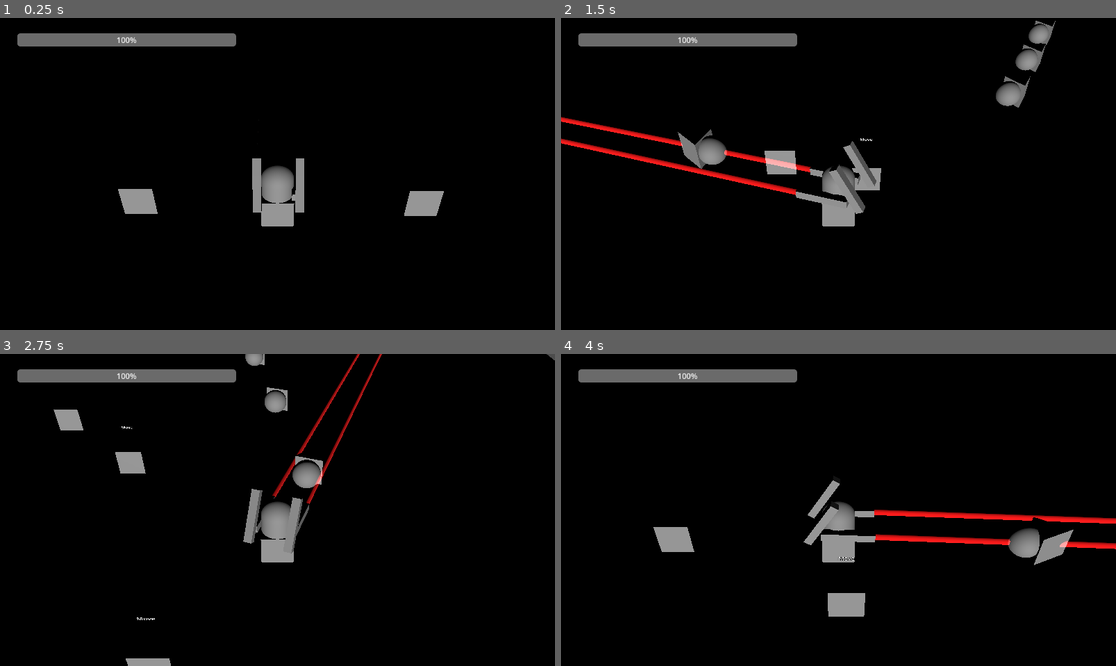
Above: before the commit, frames 1-4 (two rows, left to right).
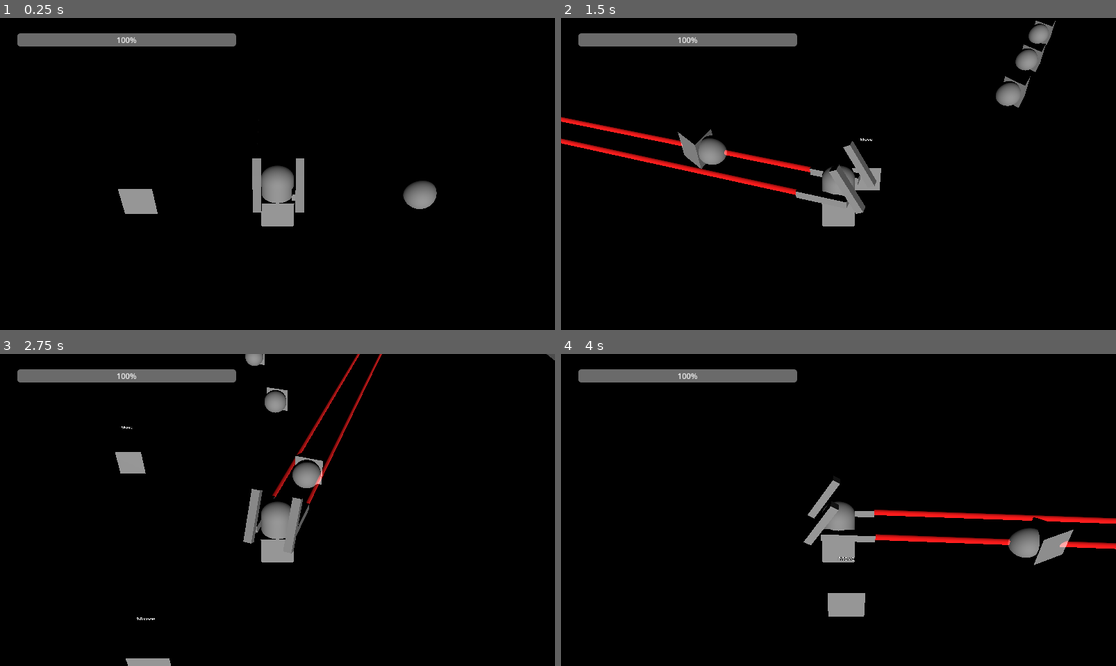
Above: after the commit, the same moments.

Repository: Boyquotes/Mech-Farmer
Game: Godot game, scene res://levels/debug.tscn
Two runs of this game, one before a commit and one after it. Both use one fixed random seed, a clock stepped at 60 frames per second and the inputs below.
Inputs (mouse positions are in pixels of both pictures, inside the frame that each line leads up to):
- Up to frame 1 (0.25 s): no input
- Up to frame 2 (1.5 s): move the mouse to (960, 158) at 0.52 s; press the mouse at (960, 158) at 0.53 s; hold D (move_right) 0.53-1.28 s; move the mouse to (727, 189) at 1.27 s; release the mouse at (727, 189) at 1.28 s; hold S (move_down) from 1.28 s (still down); right-click (727, 189) at 1.35 s
- Up to frame 3 (2.75 s): move the mouse to (333, 441) at 2.02 s; release S (move_down) at 2.03 s; press the mouse at (333, 441) at 2.03 s; hold D (move_right) from 2.03 s (still down)
- Up to frame 4 (4 s): move the mouse to (810, 572) at 2.77 s; release D (move_right) at 2.78 s; release the mouse at (810, 572) at 2.78 s; hold W (move_up) 2.78-3.53 s; right-click (810, 572) at 2.85 s; click (810, 572) at 2.92 s; move the mouse to (1005, 556) at 3.52 s; press the mouse at (1005, 556) at 3.53 s; hold A (move_left) from 3.53 s (still down)

The runs differ from the first frame. In frame 1, 0.5% of the frame differs, in the area x 72-80%, y 52-64%; in frame 2, 0.4%; in frame 3, 0.3%; in frame 4, 0.5%, in the area x 16-25%, y 55-64%.

Commit message:
Finished repair packs and changed them to balls

Diff:
--- a/levels/debug.tscn
+++ b/levels/debug.tscn
@@ -131,7 +131,6 @@
 script = ExtResource("8_24b0f")
 enemy_scene = ExtResource("5_5ius6")
 target_node = NodePath("../Player")
-repair_pack_scene = ExtResource("10_beomf")
 
 [node name="CanSpawnTimer" type="Timer" parent="enemy-spawner"]
 autostart = true
--- a/prefabs/collectables/repair_pack.tscn
+++ b/prefabs/collectables/repair_pack.tscn
@@ -2,17 +2,18 @@
 
 [ext_resource type="Script" path="res://scripts/collectables/repair_pack.gd" id="1_3cytu"]
 
-[sub_resource type="BoxMesh" id="BoxMesh_5d7i8"]
+[sub_resource type="SphereMesh" id="SphereMesh_vcs52"]
 
 [sub_resource type="BoxShape3D" id="BoxShape3D_vjdtw"]
 
 [node name="RepairPack" type="Area3D"]
+transform = Transform3D(0.5, 0, 0, 0, 0.5, 0, 0, 0, 0.5, 0, 0, 0)
 collision_layer = 32
 collision_mask = 2
 script = ExtResource("1_3cytu")
 
 [node name="MeshInstance3D" type="MeshInstance3D" parent="."]
-mesh = SubResource("BoxMesh_5d7i8")
+mesh = SubResource("SphereMesh_vcs52")
 
 [node name="CollisionShape3D" type="CollisionShape3D" parent="."]
 shape = SubResource("BoxShape3D_vjdtw")
--- a/scripts/collectables/repair_pack.gd
+++ b/scripts/collectables/repair_pack.gd
@@ -14,3 +14,4 @@
 func _on_body_entered(body:Node3D):
 	if body.has_method("take_heal"):
 		body.take_heal(5)
+		queue_free()
